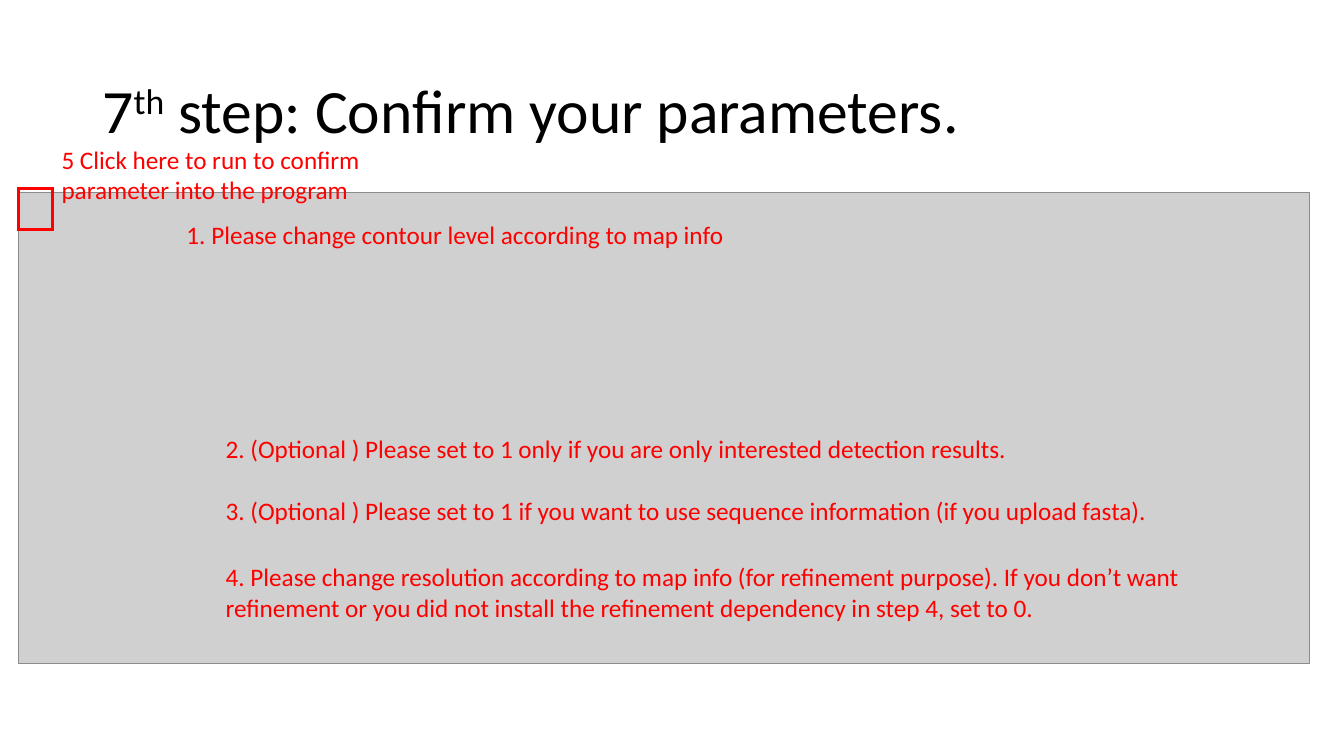
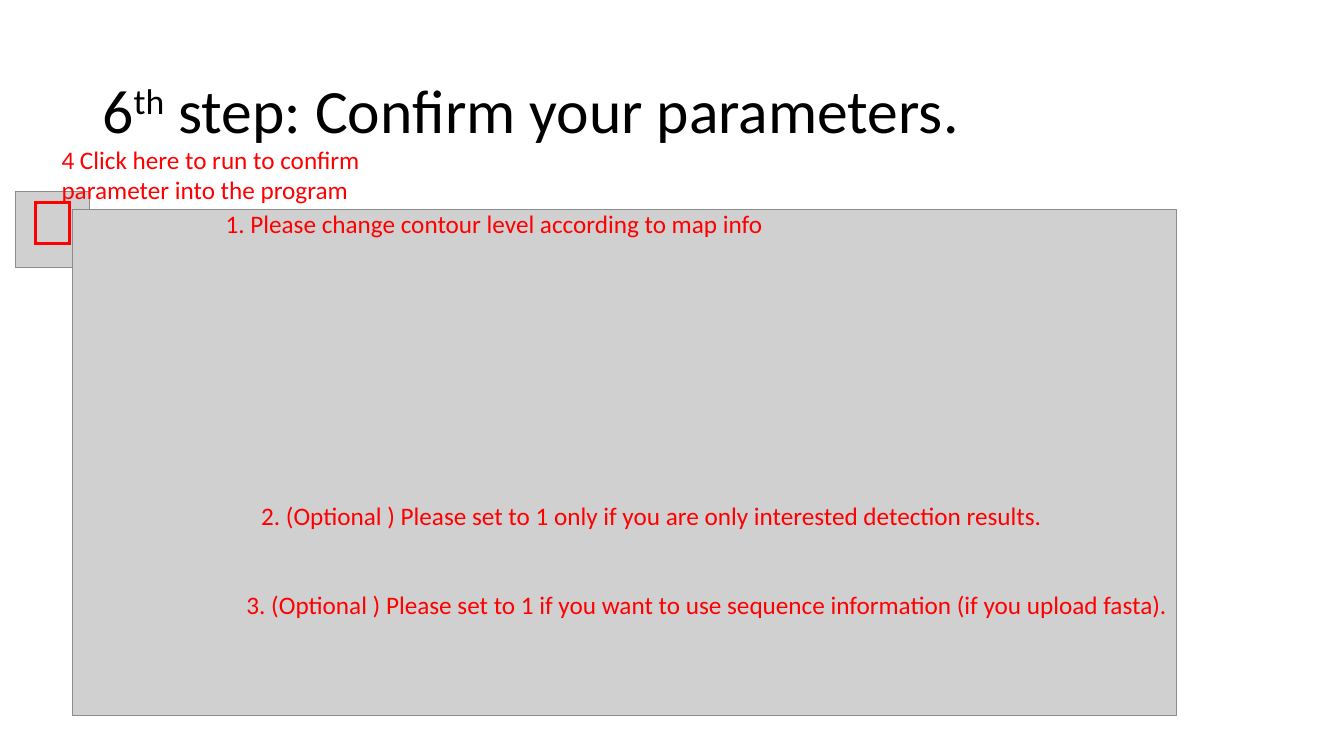
Before and after one commit to kiharalab/CryoREAD, a slide deck: slide 15 of CryoREAD_tutorial.pptx (slide 9 before the commit). Drawn at 1344x756 pixels with LibreOffice and Linux fonts; fonts in the diff are those of the drawing; grey boxes stand for pictures. Boxes give left, top, right and bottom in pixels: in the first picture for what was removed or moved away, otherwise in the second. Text is boxed around its words. In the diff, an @@ line names an element or a change of style, - is before the commit and + after.

```diff
--- a/CryoREAD_tutorial.pptx
+++ b/CryoREAD_tutorial.pptx
@@ text at <box>62,151,359,205</box>: text changed @@
-5 Click here to run to confirm parameter into the program
+4 Click here to run to confirm parameter into the program
@@ picture added at <box>15,192,90,267</box> @@
@@ rectangle: place and size @@
-rectangle at <box>18,189,52,230</box>
+rectangle at <box>35,203,70,244</box>
@@ picture: place and size @@
-picture at <box>18,193,1310,664</box>
+picture at <box>73,209,1177,716</box>
@@ text "1. Please change contour level ...": place and size @@
-text "1. Please change contour level ..." at <box>186,226,723,249</box>
+text "1. Please change contour level ..." at <box>226,215,762,238</box>
@@ text "2. (Optional ) Please set ...": place and size @@
-text "2. (Optional ) Please set ..." at <box>226,439,1005,462</box>
+text "2. (Optional ) Please set ..." at <box>261,507,1041,529</box>
@@ text removed at <box>226,568,1178,621</box> @@
-4. Please change resolution according to map info (for refinement purpose). If you don’t want refinement or you did not install the refinement dependency in step 4, set to 0.
@@ text "3. (Optional ) Please set ...": place and size @@
-text "3. (Optional ) Please set ..." at <box>226,501,1145,524</box>
+text "3. (Optional ) Please set ..." at <box>246,595,1166,618</box>
```
Also in this commit, not shown: 6 other slides changed, 7 slides added, 1 slide removed.
